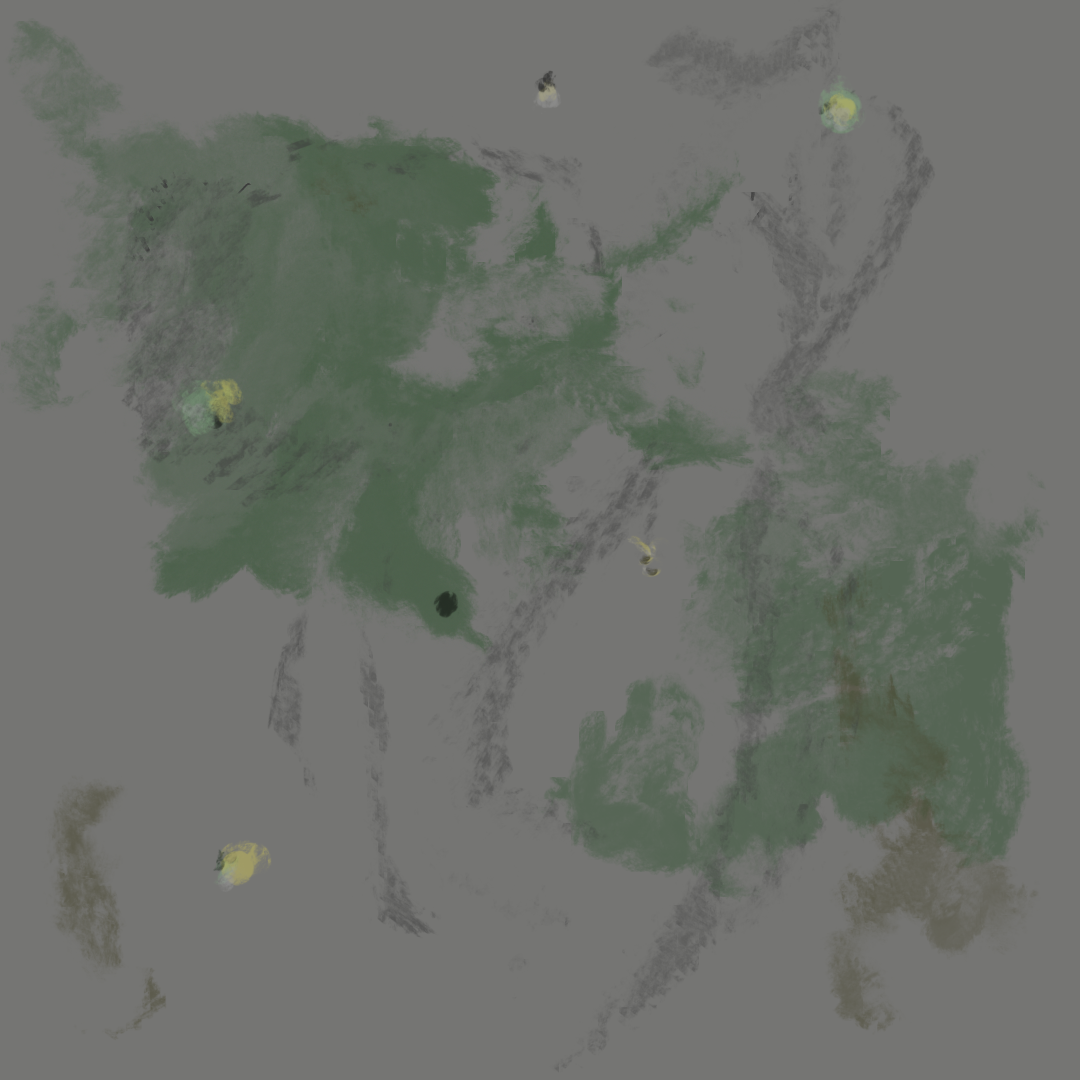
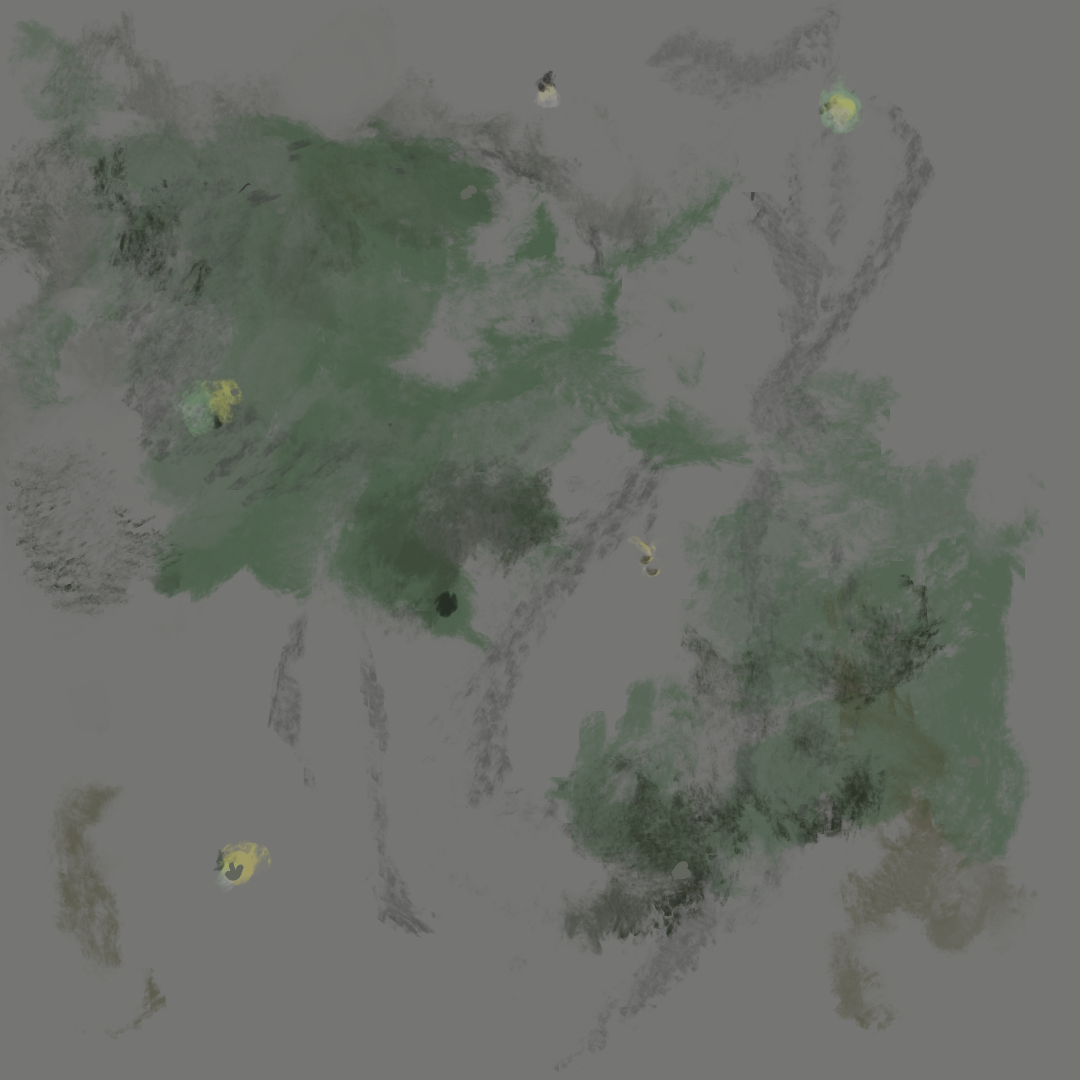
Layered file, before and after one edit (1080x1080). Changes by layer:
added layer "Слой 5" above "Слой 4" over box(0, 6, 981, 956)
